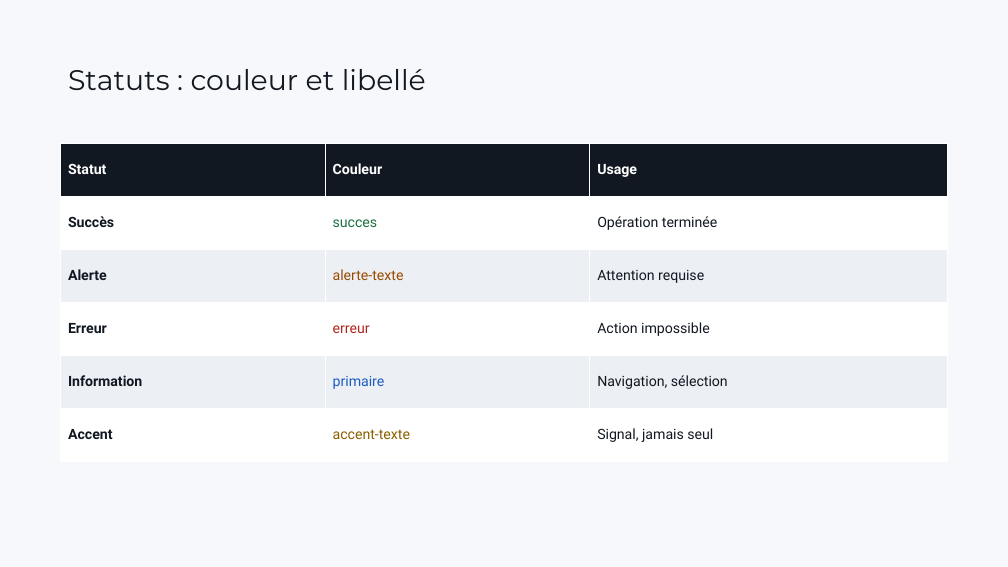
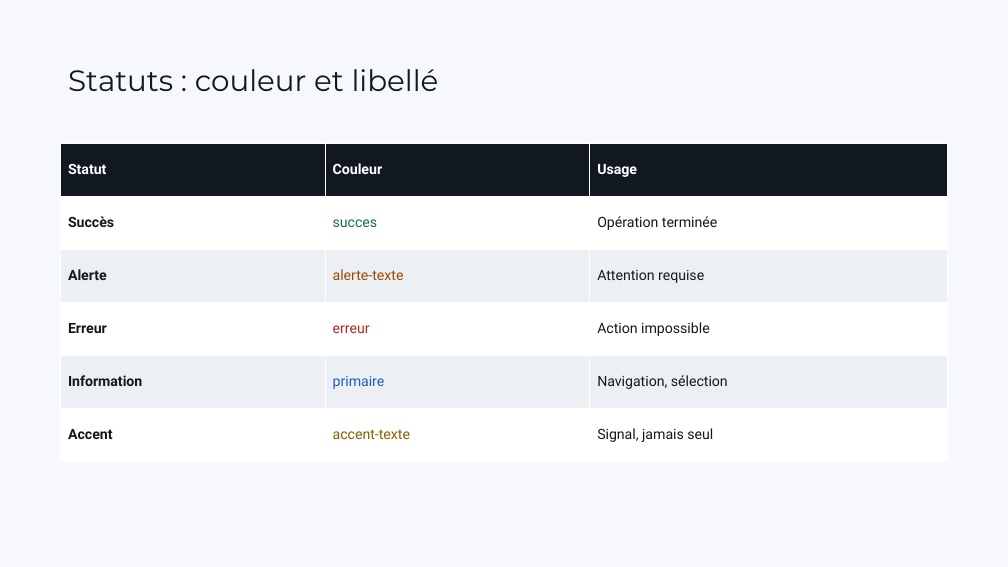
Before and after one commit to Aliquanto3/charte-generique, a slide deck: slide 4 of specimens/office/sortie/deck.pptx. Drawn at 1008x567 pixels with LibreOffice and Linux fonts; fonts in the diff are those of the drawing. Boxes give left, top, right and bottom in pixels: in the first picture for what was removed or moved away, otherwise in the second. Text is boxed around its words. In the diff, an @@ line names an element or a change of style, - is before the commit and + after.

```diff
--- a/specimens/office/sortie/deck.pptx
+++ b/specimens/office/sortie/deck.pptx
@@ title "Statuts : couleur et libellé" at (68, 69, 439, 91): size 27 to 28 pt @@
```
Also in this commit, not shown: 5 other slides changed, 42 other files.
